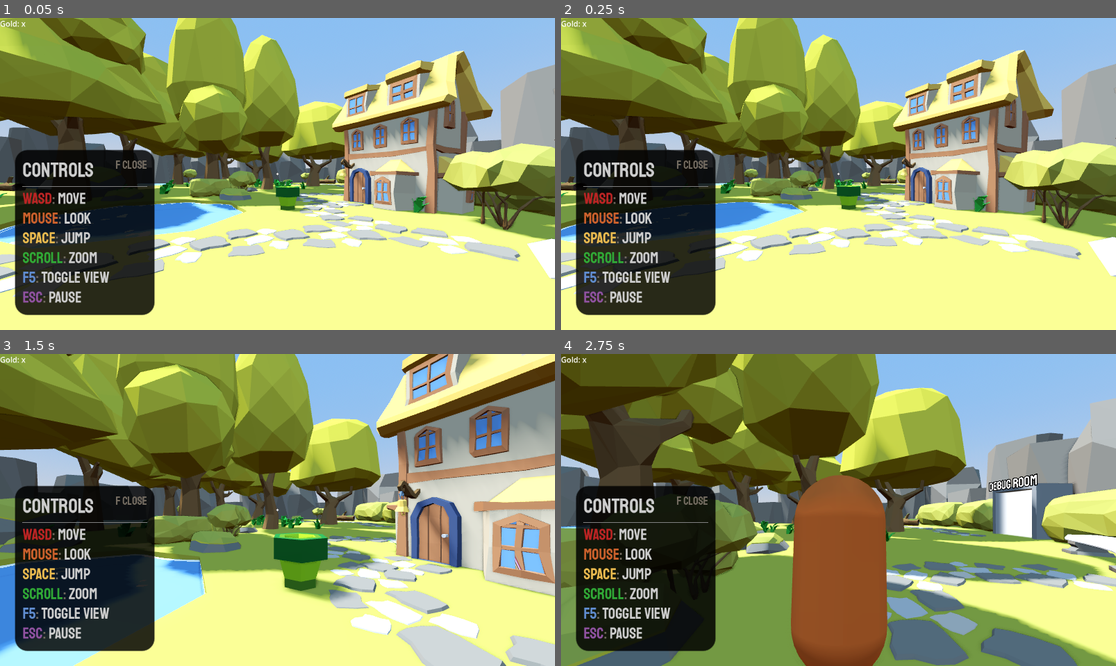
Above: before the commit, frames 1-4 (two rows, left to right).
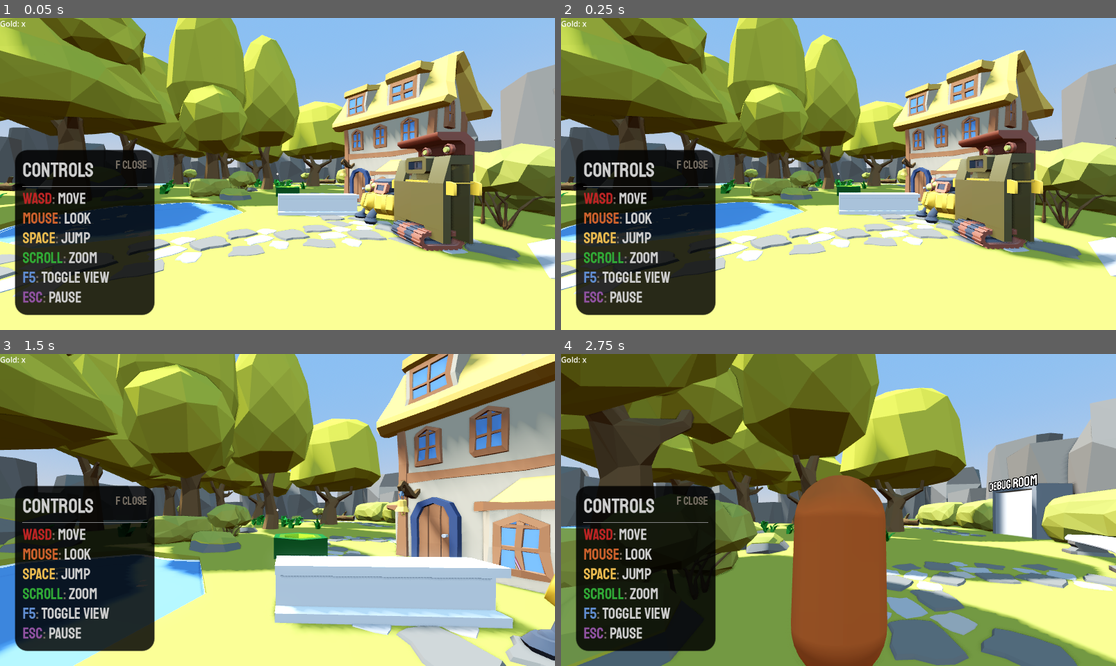
Above: after the commit, the same moments.

Repository: Noah-Wizard/Incremental-Megasteucture
Game: Godot game, scene res://Levels/TestLevel.tscn
Same seed, same stepped clock (60 frames per second), same inputs: the game is played once before the commit and once after it.
Inputs (mouse positions are in pixels of both pictures, inside the frame that each line leads up to):
- Up to frame 1 (0.05 s): no input
- Up to frame 2 (0.25 s): no input
- Up to frame 3 (1.5 s): tap Enter (ui_accept) at 0.5 s; move the mouse to (305, 510) at 0.52 s; press the mouse at (305, 510) at 0.53 s; hold W (move_forward) from 0.53 s (still down); tap Space (jump) at 0.77 s; move the mouse to (249, 510) at 1.27 s; release the mouse at (249, 510) at 1.28 s; tap Mouse wheel up (zoom_in) at 1.35 s
- Up to frame 4 (2.75 s): keep holding W (move_forward); tap Space (jump) at 1.52 s; move the mouse to (849, 503) at 2.02 s; hold Mouse wheel down (zoom_out) from 2.03 s (still down)

The runs differ from the first frame. In frame 1, 7.9% of the frame differs, in the area x 49-100%, y 36-81%; in frame 2, 7.9%; in frame 3, 10%, in the area x 49-100%, y 64-99%; in frame 4, nothing differs.

Commit message:
pumpkin and flagsone. also ibeam

Diff:
--- a/Levels/TestLevel.tscn
+++ b/Levels/TestLevel.tscn
@@ -16,9 +16,12 @@
 [ext_resource type="PackedScene" uid="uid://43ami4e34o0l" path="res://3D Models/green_cup.tscn" id="19_8lo6y"]
 [ext_resource type="Texture2D" uid="uid://yhboexpgtv5p" path="res://GDTVAssetPack/Environment/Grass_Vege_castle-colour-palette.png" id="19_g3lox"]
 [ext_resource type="PackedScene" uid="uid://by545d6tu0ty4" path="res://Levels/Portal.tscn" id="20_4pr13"]
+[ext_resource type="PackedScene" uid="uid://hrlfkryujpaw" path="res://3D Models/I-Beam.gltf" id="20_gp5y3"]
 [ext_resource type="PackedScene" uid="uid://bngabqv0l7eoo" path="res://Levels/OutOfBounds.tscn" id="20_mfgam"]
 [ext_resource type="PackedScene" uid="uid://dwopb2773wcg5" path="res://GDTVAssetPack/Environment/Grass_Vege.glb" id="20_s6a6t"]
 [ext_resource type="FontFile" uid="uid://ij353qf6fdpf" path="res://UserInterface/Font/Staatliches-Regular.ttf" id="20_w1exm"]
+[ext_resource type="PackedScene" uid="uid://cl0uc54qts74t" path="res://3D Models/pumpkin.glb" id="21_w8qko"]
+[ext_resource type="PackedScene" uid="uid://qat0v4kmm3g6" path="res://3D Models/flagstone.glb" id="22_tw0iv"]
 
 [sub_resource type="StandardMaterial3D" id="StandardMaterial3D_fepxo"]
 diffuse_mode = 3
@@ -461,5 +464,14 @@
 [node name="GreenCup" parent="Pickups" unique_id=15708733 instance=ExtResource("19_8lo6y")]
 transform = Transform3D(1, 0, 0, 0, 1, 0, 0, 0, 1, -3.5657523, -0.031187415, 9.964978)
 
+[node name="blockbench_export" parent="." unique_id=270715324 instance=ExtResource("20_gp5y3")]
+transform = Transform3D(1, 0, 0, 0, 1, 0, 0, 0, 1, -4.6664357, 0, 11.045634)
+
+[node name="pumpkin" parent="." unique_id=565032480 instance=ExtResource("21_w8qko")]
+transform = Transform3D(1, 0, 0, 0, 1, 0, 0, 0, 1, -4.620228, 2.3841858e-07, 13.230714)
+
+[node name="flagstone" parent="." unique_id=2138751965 instance=ExtResource("22_tw0iv")]
+transform = Transform3D(1, 0, 0, 0, 1, 0, 0, 0, 1, -6.1622133, 0.19484122, 13.546834)
+
 [editable path="Environment/Grass/GrassMultiMeshInstance3D/Grass_Vege2"]
 [editable path="Environment/Grass/GrassMultiMeshInstance3D2/Grass_Vege2"]
Not shown, added: 3D Models/I-Beam.gltf
Not shown, added: 3D Models/I-Beam.gltf.import
Not shown, added: 3D Models/T-Beam.gltf
Not shown, added: 3D Models/T-Beam.gltf.import
Binary file added: 3D Models/flagstone.glb
Not shown, added: 3D Models/flagstone.glb.import
Binary file added: 3D Models/flagstone_flagstone.png
Not shown, added: 3D Models/flagstone_flagstone.png.import
Binary file added: 3D Models/pumpkin.glb
Not shown, added: 3D Models/pumpkin.glb.import
Binary file added: 3D Models/pumpkin_pumpkin.png
Not shown, added: 3D Models/pumpkin_pumpkin.png.import
